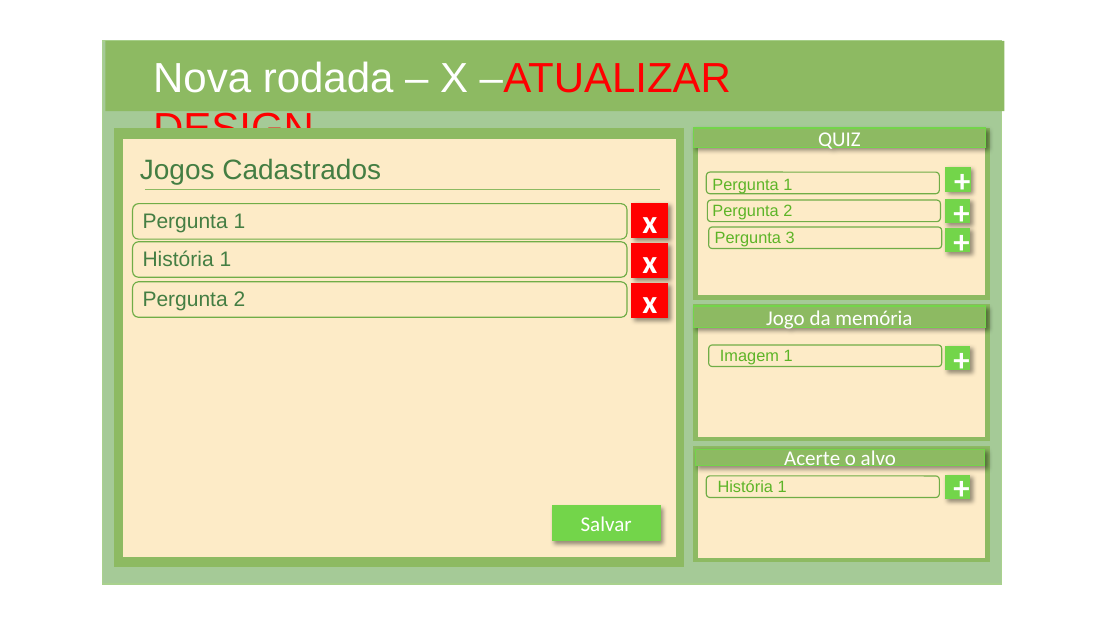
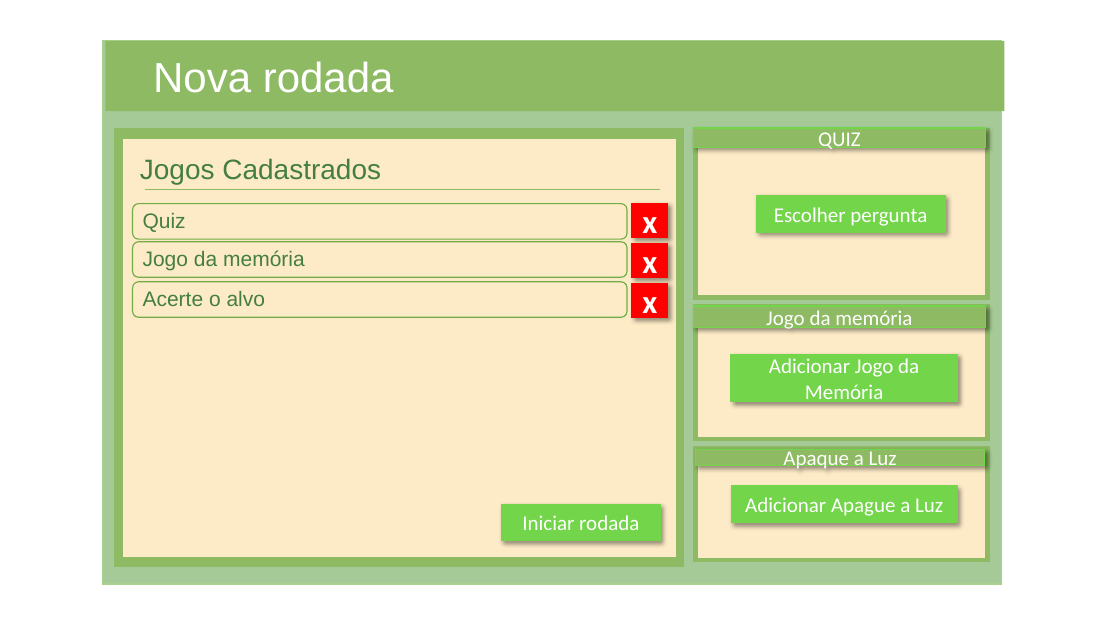
Before and after one commit to NathanReis/FTT-Recicla, a slide deck: slide 32 of DocumentacaoProjeto/Protótipo_Visual.pptx (slide 21 before the commit). Drawn at 1120x630 pixels with LibreOffice and Linux fonts; fonts in the diff are those of the drawing. Boxes give left, top, right and bottom in pixels: in the first picture for what was removed or moved away, otherwise in the second. Text is boxed around its words. In the diff, an @@ line names an element or a change of style, - is before the commit and + after.

Commit message:
diagrama inicia rodada atualizado

```diff
--- a/DocumentacaoProjeto/Protótipo_Visual.pptx
+++ b/DocumentacaoProjeto/Protótipo_Visual.pptx
@@ text at [153,61,394,93]: text changed; text colour #FF0000 to #FFFFFF @@
-Nova rodada – X –ATUALIZAR DESIGN
+Nova rodada
@@ rounded rectangle removed at [707,172,939,194] @@
@@ text removed at [712,178,792,193] @@
-Pergunta 1
@@ rectangle removed at [946,168,970,192] @@
-+
@@ rounded rectangle removed at [707,200,940,222] @@
@@ text removed at [712,204,792,219] @@
-Pergunta 2
@@ rectangle added at [756,196,945,233], fill #73D54A, outline #73D54A 1 pt, 18 pt, text #FFFFFF @@
+Escolher pergunta
@@ rectangle removed at [945,199,970,223] @@
-+
@@ text at [143,212,186,232]: text changed @@
-Pergunta 1
+Quiz
@@ rounded rectangle removed at [709,227,942,249] @@
@@ text removed at [715,231,795,246] @@
-Pergunta 3
@@ rectangle removed at [945,229,970,252] @@
-+
@@ text at [143,250,305,270]: text changed @@
-História 1
+Jogo da memória
@@ text at [143,290,265,306]: text changed @@
-Pergunta 2
+Acerte o alvo
@@ rounded rectangle removed at [709,345,942,367] @@
@@ text removed at [720,349,793,364] @@
-Imagem 1
@@ rectangle added at [731,355,957,402], fill #73D54A, outline #73D54A 1 pt, 18 pt, text #FFFFFF @@
+Adicionar Jogo da Memória
@@ rectangle removed at [945,346,970,370] @@
-+
@@ text in rectangle at [783,449,897,472]: text changed @@
-Acerte o alvo
+Apaque a Luz
@@ rounded rectangle removed at [707,476,939,498] @@
@@ rectangle removed at [945,476,970,499] @@
-+
@@ rectangle "Iniciar rodada": place and size @@
-rectangle "Iniciar rodada" at [552,506,660,540]
+rectangle "Iniciar rodada" at [502,504,660,541]
@@ text removed at [718,480,787,492] @@
-História 1
@@ rectangle added at [732,486,958,523], fill #73D54A, outline #73D54A 1 pt, 18 pt, text #FFFFFF @@
+Adicionar Apague a Luz
@@ text in rectangle at [522,515,639,530]: text changed @@
-Salvar
+Iniciar rodada
```
Also in this commit, not shown: 1 other slide changed, 6 other files.
